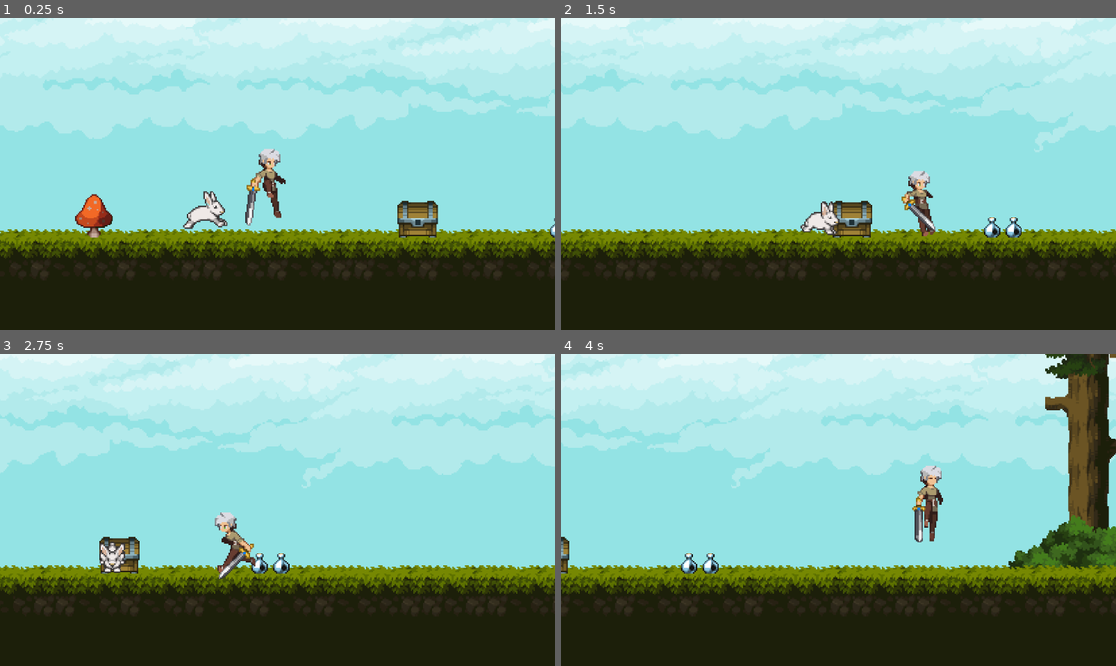
Above: before the commit, frames 1-4 (two rows, left to right).
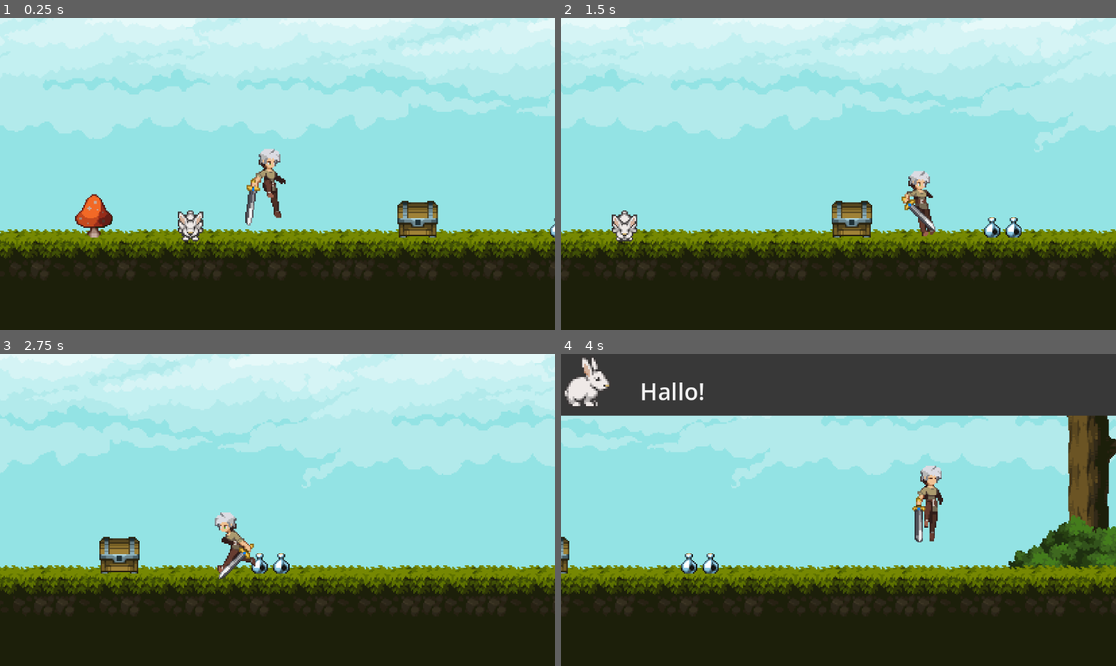
Above: after the commit, the same moments.

Repository: koljapluemer/lingua-escape
Game: Godot game, scene res://Levels/test_level.tscn
Two runs of this game, one before a commit and one after it. Both use one fixed random seed, a clock stepped at 60 frames per second and the inputs below.
Inputs:
- Up to frame 1 (0.25 s): no input
- Up to frame 2 (1.5 s): hold D (right) from 0.53 s (still down); tap Space (jump) at 0.77 s
- Up to frame 3 (2.75 s): tap Space (jump) at 1.52 s; release D (right) at 2.03 s; hold A (left) from 2.03 s (still down)
- Up to frame 4 (4 s): release A (left) at 2.78 s; hold D (right) from 2.78 s (still down); tap Space (jump) at 3.02, 3.77 s

The runs differ from the first frame. In frame 1, 0.7% of the frame differs, in the area x 32-42%, y 55-72%; in frame 2, 0.8%; in frame 3, 0.4%; in frame 4, 20%, in the area x 0-100%, y 0-20%.

Commit message:
add some attempts for first scripted event

Diff:
--- a/Character/player.gd
+++ b/Character/player.gd
@@ -1,4 +1,6 @@
 extends CharacterBody2D
+
+signal player_reached
 
 @export var speed : float = 200.0
 @export var jump_velocity : float = -150.0
@@ -83,3 +85,8 @@
 func _on_animated_sprite_2d_animation_finished():
 	if(["jump_end", "jump_start", "jump_double"].has(animated_sprite.animation)):
 		animation_locked = false
+
+
+func _on_area_2d_area_entered(area: Area2D) -> void:
+	if area.is_in_group("goal"):
+		player_reached.emit(area)
--- a/Character/player.tscn
+++ b/Character/player.tscn
@@ -292,11 +292,14 @@
 "speed": 10.0
 }]
 
+[sub_resource type="CircleShape2D" id="CircleShape2D_1jycy"]
+radius = 19.4165
+
 [sub_resource type="CapsuleShape2D" id="CapsuleShape2D_ry2ya"]
 radius = 8.0
 height = 44.0
 
-[node name="Player" type="CharacterBody2D"]
+[node name="Player" type="CharacterBody2D" groups=["player"]]
 script = ExtResource("1_flj5s")
 
 [node name="AnimatedSprite2D" type="AnimatedSprite2D" parent="."]
@@ -306,8 +309,16 @@
 autoplay = "idle"
 centered = false
 
+[node name="Area2D" type="Area2D" parent="."]
+
+[node name="CollisionShape2D2" type="CollisionShape2D" parent="Area2D"]
+position = Vector2(0, 2)
+shape = SubResource("CircleShape2D_1jycy")
+debug_color = Color(0.858824, 0.337255, 0.372549, 0.196078)
+
 [node name="CollisionShape2D" type="CollisionShape2D" parent="."]
 position = Vector2(0, 2)
 shape = SubResource("CapsuleShape2D_ry2ya")
 
 [connection signal="animation_finished" from="AnimatedSprite2D" to="." method="_on_animated_sprite_2d_animation_finished"]
+[connection signal="area_entered" from="Area2D" to="." method="_on_area_2d_area_entered"]
--- a/Levels/test_level.gd
+++ b/Levels/test_level.gd
@@ -1,9 +1,17 @@
 extends Node2D
 @onready var dialog_player: CanvasLayer = %DialogPlayer
+@onready var tutor: CharacterBody2D = %Tutor
+@onready var box: Area2D = $Goals/Box
+@onready var goals: Node2D = %Goals
+@onready var player: CharacterBody2D = %Player
 
 # Called when the node enters the scene tree for the first time.
 func _ready() -> void:
-	pass # Replace with function body.
+	player.connect("player_reached", _on_player_reached_potential_goal)
+	create_event_timer(3, e_initial_greeting)
+	create_event_timer(10, e_demo_box)
+	create_event_timer(18, e_task_box)
+
 
 
 # Called every frame. 'delta' is the elapsed time since the previous frame.
@@ -11,5 +19,27 @@
 	pass
 
 
-func _on_initial_dialog_timer_timeout() -> void:
+func e_initial_greeting() -> void:
 	dialog_player.show_text("Hallo!")
+
+func e_demo_box():
+	dialog_player.show_text("Ich gehe zur Box.", 8)
+	create_event_timer(2, set_box_as_target)
+
+
+func e_task_box():
+	dialog_player.show_text("Geh zur Box!")
+
+func set_box_as_target():
+	tutor.set_target(box)
+
+func create_event_timer(n, function_to_call):
+	var timer := Timer.new()
+	add_child(timer)
+	timer.wait_time = n
+	timer.one_shot = true
+	timer.connect("timeout", function_to_call)
+	timer.start()
+
+func _on_player_reached_potential_goal(goal):
+	print("player reached", goal)
--- a/Levels/test_level.tscn
+++ b/Levels/test_level.tscn
@@ -1461,6 +1461,7 @@
 layer_3/tile_data = PackedInt32Array(327670, 1179648, 15, 393206, 1179648, 16, 327671, 1245184, 15, 393207, 1245184, 16, 262149, 1179648, 17, 327685, 1179648, 18, 262150, 1245184, 17, 327686, 1245184, 18, 327693, 1179648, 22, 327692, 1179648, 22)
 
 [node name="Player" parent="." instance=ExtResource("2_t7emj")]
+unique_name_in_owner = true
 position = Vector2(-8, 49)
 
 [node name="RemoteTransform2D" type="RemoteTransform2D" parent="Player"]
@@ -1491,22 +1492,20 @@
 shape = SubResource("RectangleShape2D_1bekp")
 
 [node name="Goals" type="Node2D" parent="."]
-
-[node name="Box" parent="Goals" instance=ExtResource("4_67vq1")]
-
-[node name="Pilz" parent="Goals" instance=ExtResource("4_67vq1")]
+unique_name_in_owner = true
+
+[node name="box" parent="Goals" instance=ExtResource("4_67vq1")]
+id = "box"
+sentence_block = "zur Box"
+
+[node name="pilz" parent="Goals" instance=ExtResource("4_67vq1")]
 position = Vector2(-147, 79)
-
-[node name="Tutor" parent="." node_paths=PackedStringArray("target") instance=ExtResource("5_omcq1")]
+id = "pilz"
+sentence_block = "zum Pilz"
+
+[node name="Tutor" parent="." instance=ExtResource("5_omcq1")]
+unique_name_in_owner = true
 position = Vector2(-76, 80)
-target = NodePath("../Goals/Box")
 
 [node name="DialogPlayer" parent="." instance=ExtResource("6_e4kvw")]
 unique_name_in_owner = true
-
-[node name="InitialDialogTimer" type="Timer" parent="."]
-wait_time = 4.0
-one_shot = true
-autostart = true
-
-[connection signal="timeout" from="InitialDialogTimer" to="." method="_on_initial_dialog_timer_timeout"]
--- a/Scenes/Dialog/DialogPlayer.gd
+++ b/Scenes/Dialog/DialogPlayer.gd
@@ -1,4 +1,5 @@
 extends CanvasLayer
+signal dialog_finished
 
 var active_text = []
 
@@ -10,13 +11,23 @@
 	background.visible = false
 	box.visible = false
 
-func show_text(text):
+func show_text(text, kill_after=5):
 	text_label.text = text
 	background.visible = true
 	box.visible = true
+	create_kill_timer(kill_after)
 
 
 func finish():
 	text_label.text = ""
 	background.visible = false
 	box.visible = false
+	emit_signal("dialog_finished")
+
+func create_kill_timer(n):
+	var timer := Timer.new()
+	add_child(timer)
+	timer.wait_time = n
+	timer.one_shot = true
+	timer.connect("timeout", finish)
+	timer.start()
--- /dev/null
+++ b/Scenes/goal_object.gd
@@ -0,0 +1,13 @@
+extends Area2D
+
+@export var id: String
+@export var sentence_block: String
+
+# Called when the node enters the scene tree for the first time.
+func _ready() -> void:
+	pass # Replace with function body.
+
+
+# Called every frame. 'delta' is the elapsed time since the previous frame.
+func _process(delta: float) -> void:
+	pass
--- a/Scenes/goal_object.tscn
+++ b/Scenes/goal_object.tscn
@@ -1,10 +1,13 @@
-[gd_scene load_steps=2 format=3 uid="uid://2ipwf08dwd0m"]
+[gd_scene load_steps=3 format=3 uid="uid://2ipwf08dwd0m"]
+
+[ext_resource type="Script" path="res://Scenes/goal_object.gd" id="1_fghn8"]
 
 [sub_resource type="CircleShape2D" id="CircleShape2D_ce652"]
 radius = 22.0907
 
-[node name="Object" type="Area2D"]
+[node name="Object" type="Area2D" groups=["goal"]]
 position = Vector2(96, 85)
+script = ExtResource("1_fghn8")
 
 [node name="CollisionShape2D" type="CollisionShape2D" parent="."]
 shape = SubResource("CircleShape2D_ce652")
--- a/Scenes/tutor.gd
+++ b/Scenes/tutor.gd
@@ -11,7 +11,7 @@
 var direction : Vector2 = Vector2.ZERO
 
 
-@export var target: Node2D
+var target: Node2D
 
 func _physics_process(delta):
 	# Add the gravity.
@@ -35,6 +35,8 @@
 			velocity = Vector2.ZERO
 			animated_sprite.play("idle")
 
+func set_target(tar):
+	target = tar
 
 func update_animation():
 	if direction.x != 0:
--- a/Scenes/tutor.tscn
+++ b/Scenes/tutor.tscn
@@ -123,14 +123,14 @@
 script = ExtResource("1_y7dfg")
 
 [node name="AnimatedSprite2D" type="AnimatedSprite2D" parent="."]
-position = Vector2(-32, -40)
+position = Vector2(-32, -32)
 sprite_frames = SubResource("SpriteFrames_q1ej8")
 animation = &"idle"
 autoplay = "idle"
 centered = false
 
 [node name="CollisionShape2D" type="CollisionShape2D" parent="."]
-position = Vector2(3, -1)
+position = Vector2(3, 5)
 shape = SubResource("CapsuleShape2D_ry2ya")
 disabled = true
 
Not shown: 1 places in Character/player.tscn that only renumber resources
